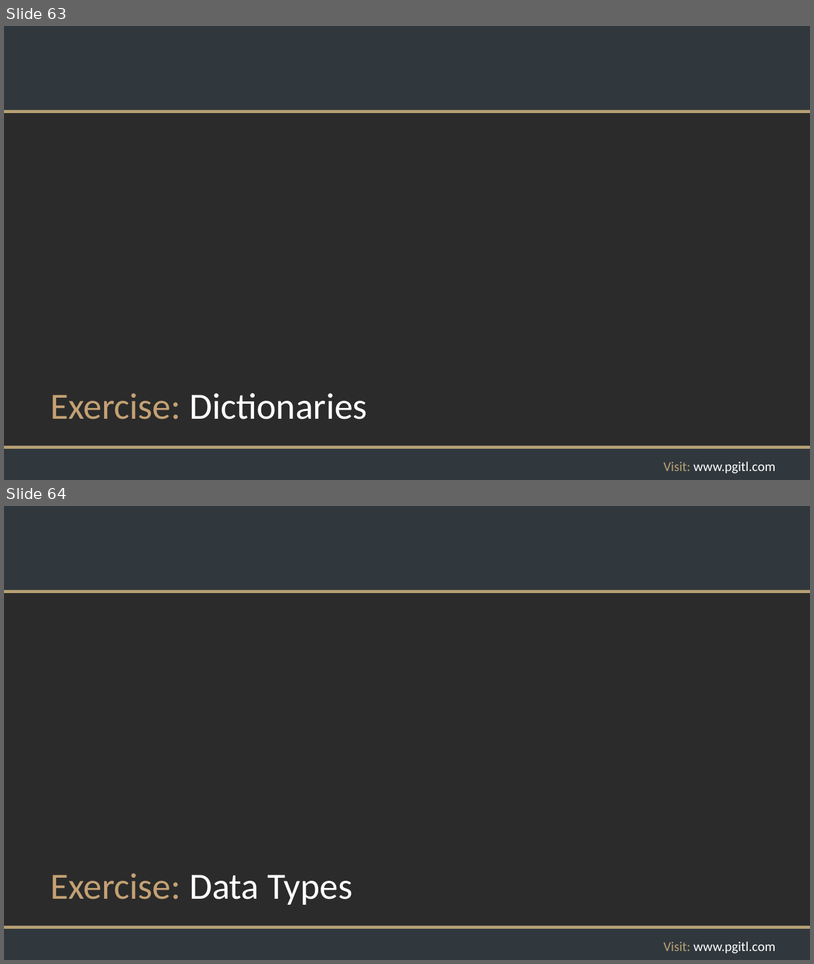
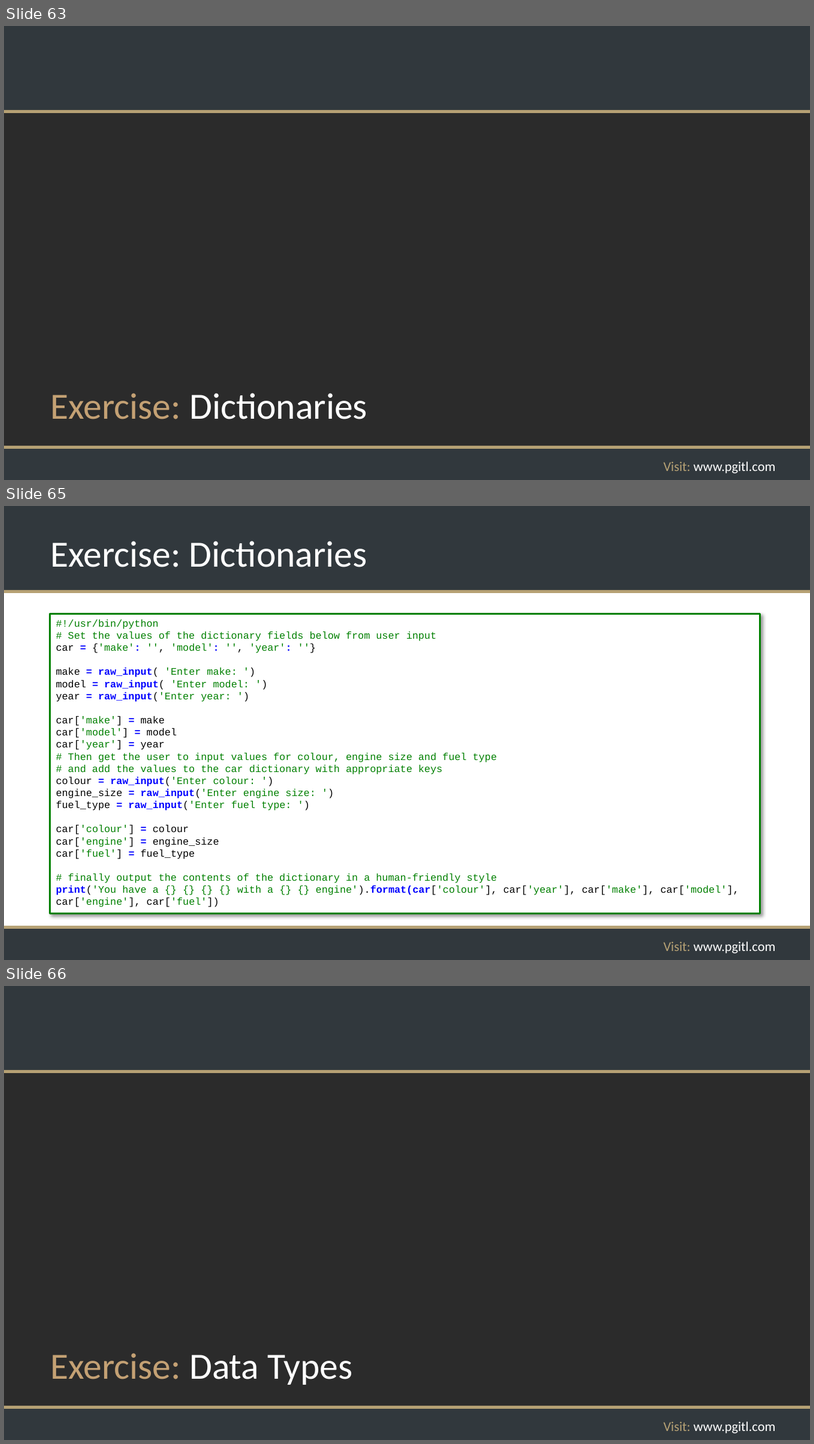
Before and after one commit to rikkouri/project-a, a slide deck: Programming Foundations.pptx. Shown one above the other, each under a label of ours: slides 63 and 64 before the commit, slides 63, 65 and 66 after it; the slides between them are not shown. The pictures are 814x964 and 814x1444 pixels, drawn with LibreOffice and Linux fonts; fonts in the diff are those of the drawing; background and template pictures are left out; a plain dark background stands for a picture behind light text. Boxes give left, top, right and bottom in pixels: in the first picture for what was removed or moved away, otherwise in the second. Text is boxed around its words. In the diff, an @@ line names an element or a change of style, - is before the commit and + after.

Commit message:
Dictionaries exercise

```diff
--- a/Programming Foundations.pptx
+++ b/Programming Foundations.pptx
@@ slide 65 added at [4, 506, 810, 960], background #FFFFFF; not listed: 5 template elements that a slide beside it also shows @@
@@ title added at [50, 541, 368, 567], 44 pt, text #FFFFFF @@
+Exercise: Dictionaries
@@ rectangle added at [50, 613, 761, 913], fill #FFFFFF, outline #008000 2.25 pt, 12 pt, text #008000 @@
+#!/usr/bin/python
+# Set the values of the dictionary fields below from user input
+car = {'make': '', 'model': '', 'year': ''}
+make = raw_input( 'Enter make: ')
+model = raw_input( 'Enter model: ')
+year = raw_input('Enter year: ')
+car['make'] = make
+car['model'] = model
+car['year'] = year
+# Then get the user to input values for colour, engine size and fuel type
+# and add the values to the car dictionary with appropriate keys
+colour = raw_input('Enter colour: ')
+engine_size = raw_input('Enter engine size: ')
+fuel_type = raw_input('Enter fuel type: ')
+car['colour'] = colour
+car['engine'] = engine_size
+car['fuel'] = fuel_type
+# finally output the contents of the dictionary in a human-friendly style
+print('You have a {} {} {} {} with a {} {} engine').format(car['colour'], car['year'], car['make'], car['model'], car['engine'], car['fuel'])
@@ what was slide 64 is now slide 66 @@
```
Also in this commit, not shown: 1 other slide added, 1 other file.
